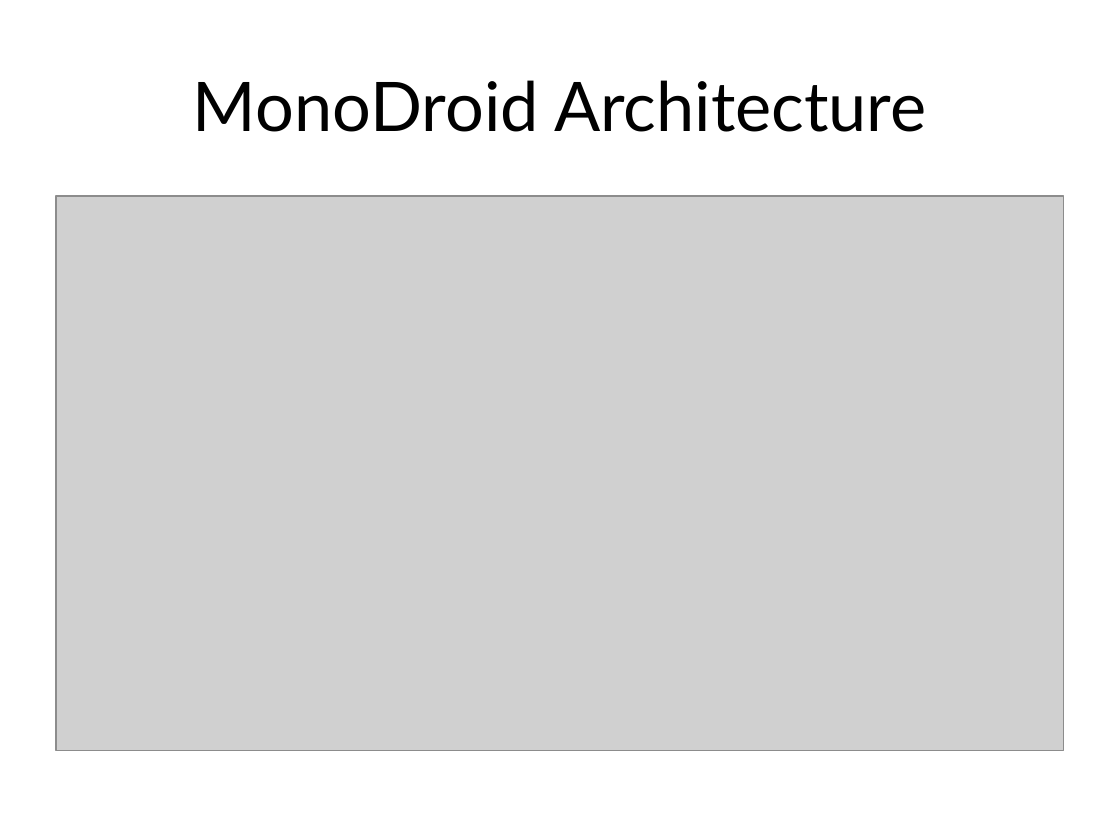
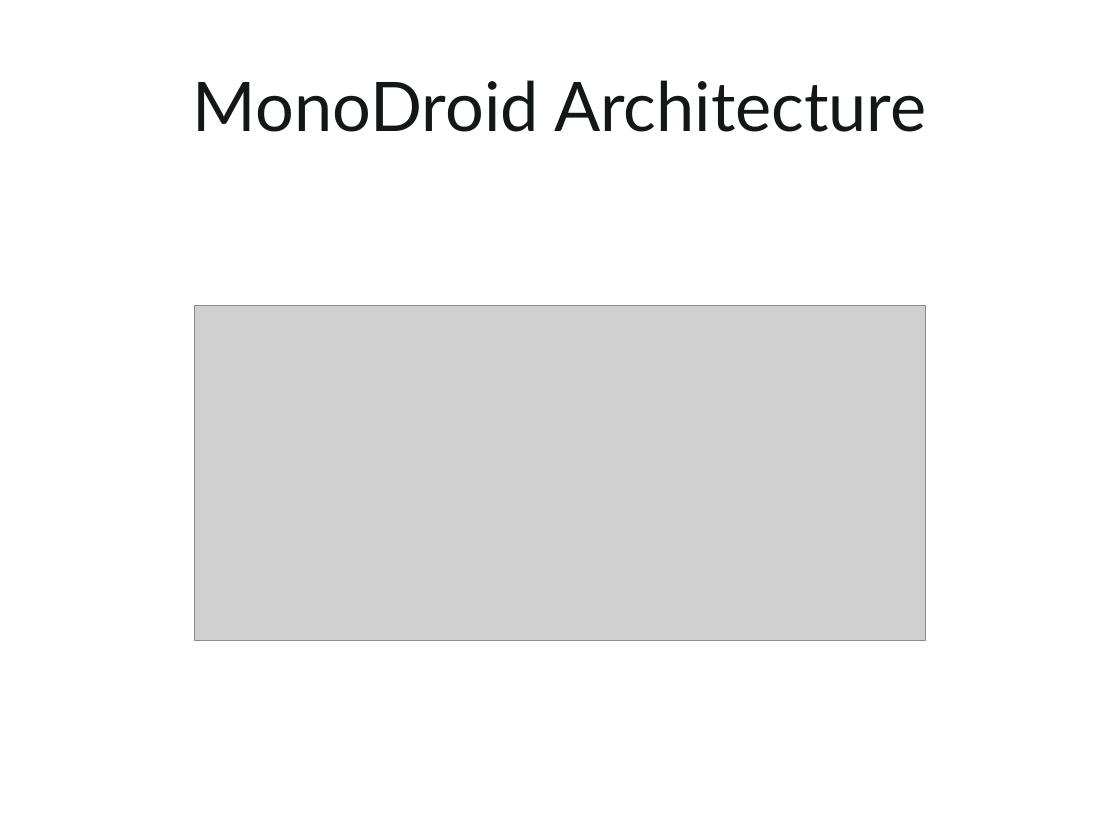
Before and after one commit to kevinmcmahon/MonoDroid101, a slide deck: slide 12 of slides/Monodroid101.pptx. Drawn at 1120x840 pixels with LibreOffice and Linux fonts; fonts in the diff are those of the drawing; grey boxes stand for pictures; background and template pictures are left out. Boxes give left, top, right and bottom in pixels: in the first picture for what was removed or moved away, otherwise in the second. Text is boxed around its words. In the diff, an @@ line names an element or a change of style, - is before the commit and + after.

```diff
--- a/slides/Monodroid101.pptx
+++ b/slides/Monodroid101.pptx
@@ title "MonoDroid Architecture" at <box>193,80,926,132</box>: text colour #000000 to #141717 @@
@@ picture: place and size @@
-picture at <box>56,196,1064,750</box>
+picture at <box>194,306,925,641</box>
```
Also in this commit, not shown: 21 other slides changed, 6 other files.
